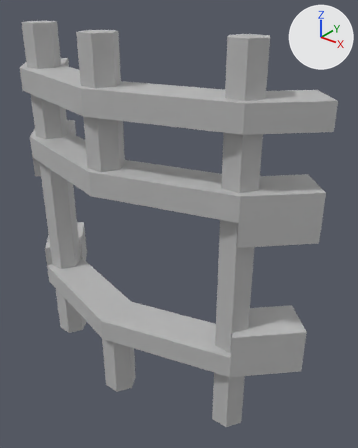
The FBX model Assets/Models/Birdcage_Wall_Front_01.fbx as it was, and as the next commit left it.
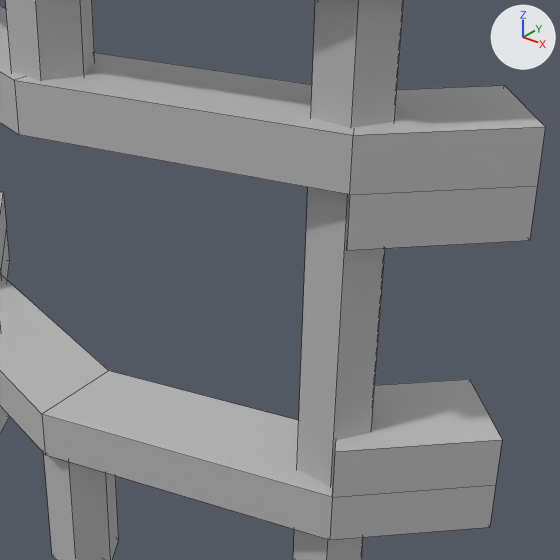
Each version appears first whole from a 50 mm lens placed at (2.313, -3.91, 3.116), pointed at (0.249, -1.33, 1.517), and next in a close-up on the part from 23% to 93% of the width and 30% to 86% of the height. Arrows for +X, +Y and +Z are at upper right; the lights stay in place. The close-ups show mesh edges as thin lines. Where no turn or scale is listed for an object, it has been applied to the vertices.

Names of what the first close-up shows: 'Bar18'.
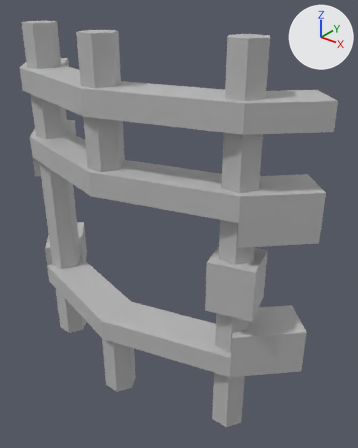
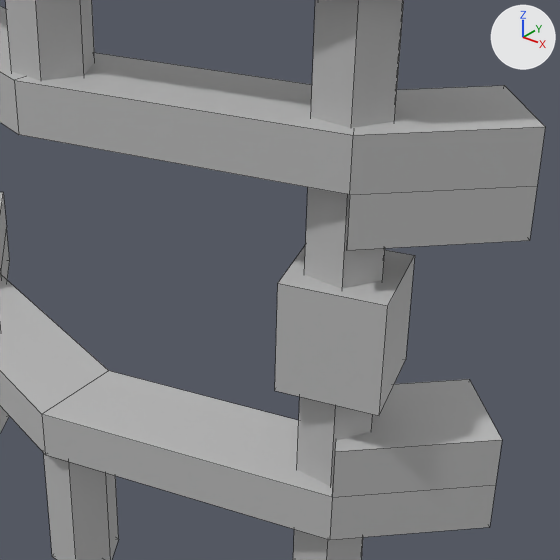
Where the newer file only moved an object's origin or applied its transform, the numbers keep the older frame.

Boxes (x1, y1, x2, y2) around the edits, measured in the close-ups (560 x 560 px):
part 1 of me_mesh, added: after (275, 245, 415, 416)

The change in detail:
me_mesh has 132 vertices, 138 faces and spans x -1.32..1.32, y -1.93..-1.09, z 0.18..2.86.
me_mesh is used by ob_bar18; location (0.0, -0.012, 0.005).
Verts and faces of me_mesh; kept vertices keep their numbers, new ones are numbered from 132.
Part 1, on me_mesh:
New vertex 132 is at (0.78, -1.71, 1.2), pixel (274, 390).
New vertex 133 is at (0.78, -1.71, 1.56), pixel (277, 283).
New vertex 134 is at (0.7, -1.42, 1.56).
New vertex 135 is at (0.7, -1.42, 1.2).
New vertices 136 to 139 stand at vertices 132 to 135, in that order, plus (0.3, 0.08, 0.0).
New faces: (132, 136, 137, 133), (133, 137, 138, 134), (134, 138, 139, 135), (132, 135, 139, 136), (136, 139, 138, 137), (132, 133, 134, 135).
